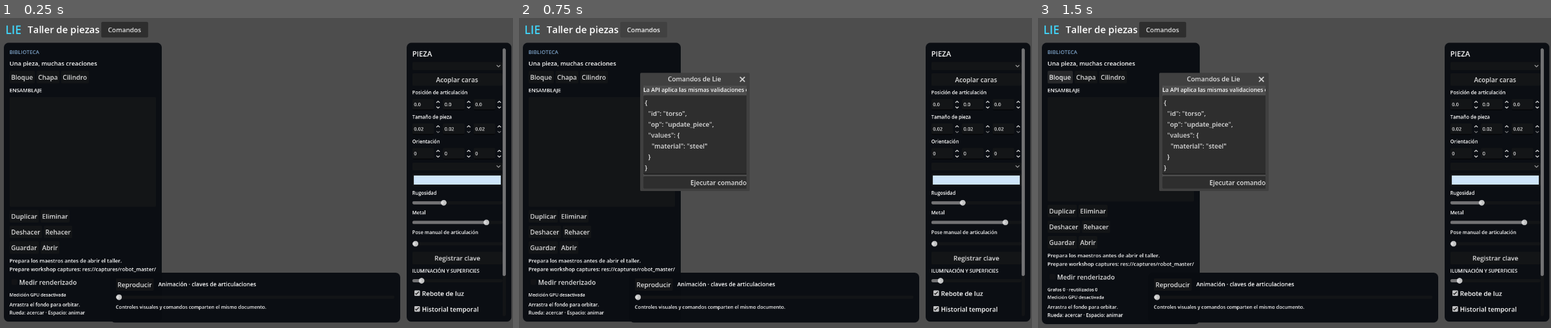
Above: before the commit, frames 1-3 (left to right).
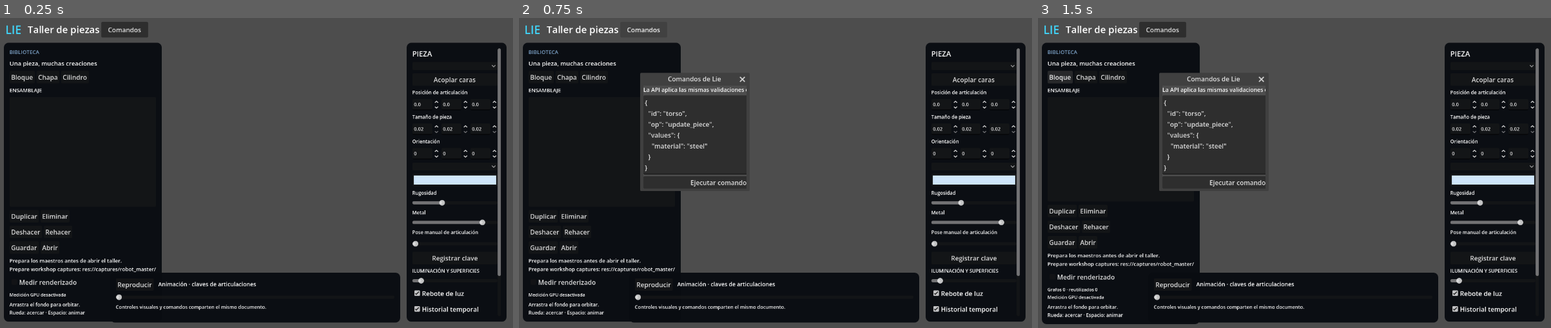
Above: after the commit, the same moments.

Repository: heliossamuelhernandezreyes/Lie-Engine
Game: Godot game, scene res://lie18_workshop.tscn
Same seed, same stepped clock (60 frames per second), same inputs: the game is played once before the commit and once after it.
Inputs:
- Up to frame 1 (0.25 s): no input
- Up to frame 2 (0.75 s): click "Comandos" at 0.5 s
- Up to frame 3 (1.5 s): click "Bloque" at 1.25 s

The runs differ from the first frame. In frame 1, 2.3% of the frame differs, in the area x 81-100%, y 7-98%; in frame 2, 2.3%; in frame 3, 2.3%.

Commit message:
Fit inspector fields using theme minimums and avoid duplicate workshop CI

Diff:
--- a/gpu_compute/workshop/lie_workshop.gd
+++ b/gpu_compute/workshop/lie_workshop.gd
@@ -250,7 +250,7 @@
             var spin:=SpinBox.new(); spin.min_value=.02 if field=="scale" else -360 if field=="rotation_deg" else -10
             spin.max_value=5 if field=="scale" else 360 if field=="rotation_deg" else 10
             spin.step=1 if field=="rotation_deg" else .01; spin.custom_minimum_size=Vector2(60,28); spin.size_flags_horizontal=Control.SIZE_EXPAND_FILL
-            spin.get_line_edit().add_theme_font_size_override("font_size",12); spin.tooltip_text=["X","Y","Z"][axis]
+            spin.get_line_edit().add_theme_font_size_override("font_size",12); spin.get_line_edit().add_theme_constant_override("minimum_character_width",3); spin.tooltip_text=["X","Y","Z"][axis]
             spin.value_changed.connect(_edit_vector.bind(field,axis)); row.add_child(spin); fields[field].append(spin)
     material_choice=OptionButton.new(); material_choice.item_selected.connect(_set_material); right.add_child(material_choice)
     var color:=ColorPickerButton.new(); color_control=color; color.text="Color del material"; color.color=Color(.62,.78,.95).linear_to_srgb(); right.add_child(color)
Not shown, changed: .github/workflows/lie-18.yml
